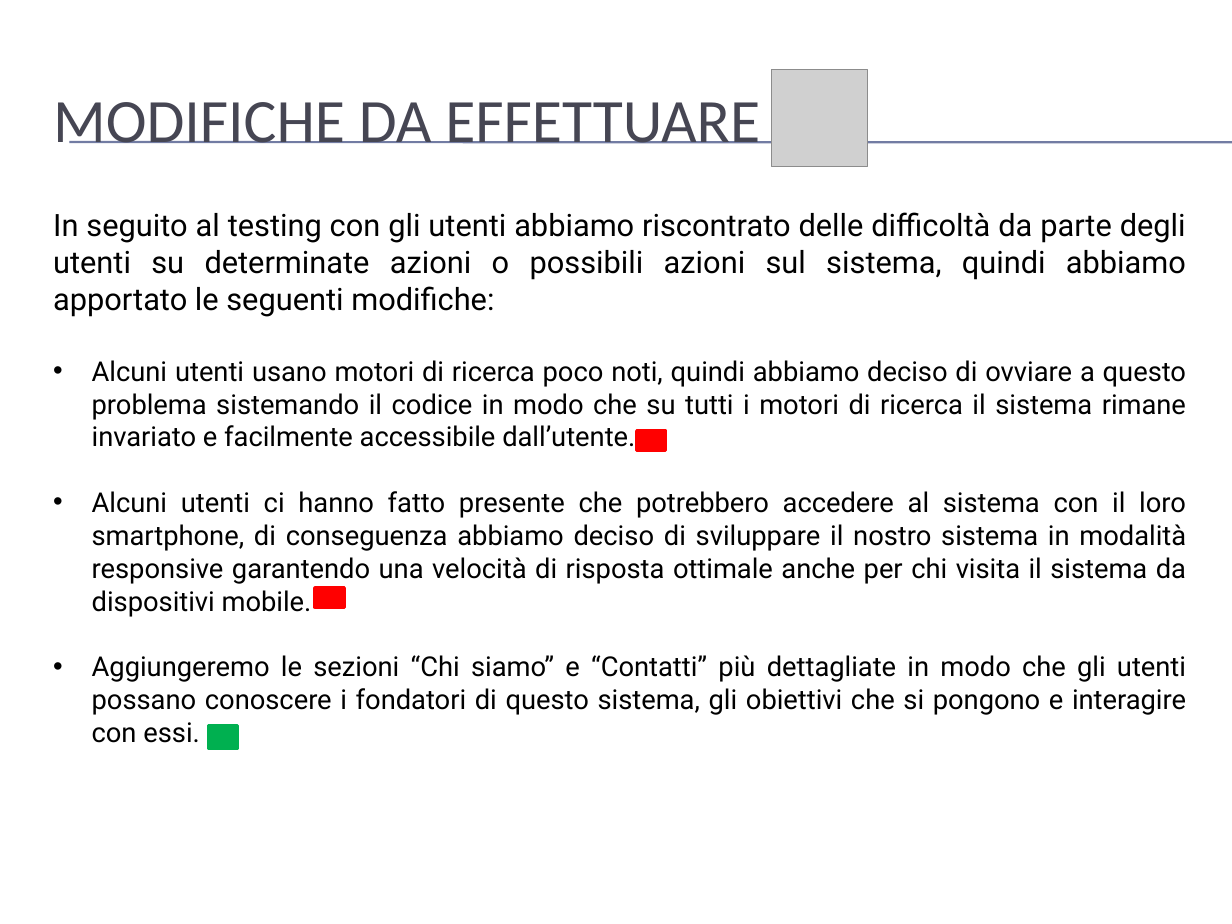
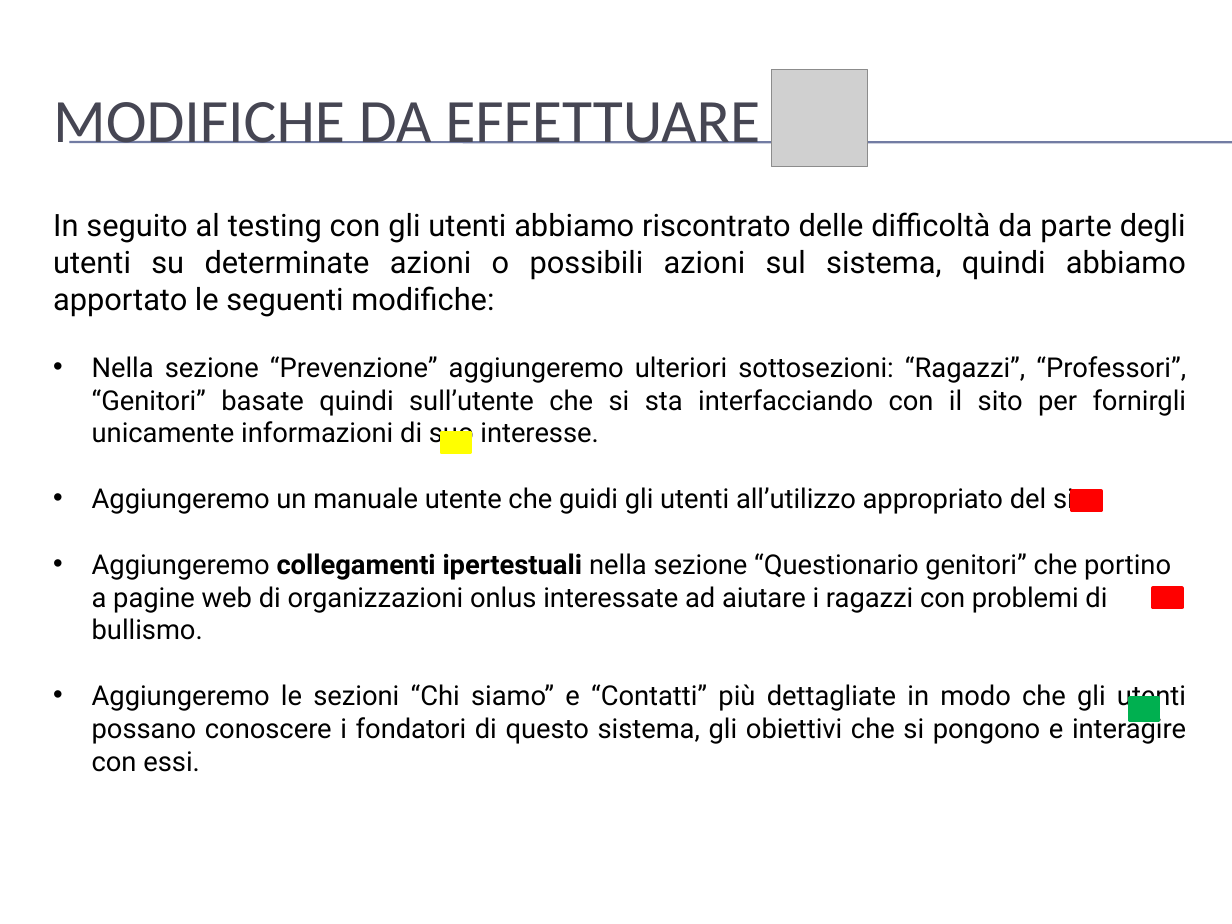
Before and after one commit to mario-santoro/Bullyingless, a slide deck: slide 19 of Assignment n.4/presentazione.pptx (slide 18 before the commit). Drawn at 1232x924 pixels with LibreOffice and Linux fonts; fonts in the diff are those of the drawing; grey boxes stand for pictures; background and template pictures are left out. Boxes give left, top, right and bottom in pixels: in the first picture for what was removed or moved away, otherwise in the second. Text is boxed around its words. In the diff, an @@ line names an element or a change of style, - is before the commit and + after.

Commit message:
Upgrade presentazione
Aggiunte nuove diapositive nella presentazione (task e analisi comparativa)

```diff
--- a/Assignment n.4/presentazione.pptx
+++ b/Assignment n.4/presentazione.pptx
@@ text at (x1=92, y1=356, x2=1187, y2=640): text changed @@
-• Alcuni utenti usano motori di ricerca poco noti, quindi abbiamo deciso di ovviare a questo problema sistemando il codice in modo che su tutti i motori di ricerca il sistema rimane invariato e facilmente accessibile dall’utente.
-• Alcuni utenti ci hanno fatto presente che potrebbero accedere al sistema con il loro smartphone, di conseguenza abbiamo deciso di sviluppare il nostro sistema in modalità responsive garantendo una velocità di risposta ottimale anche per chi visita il sistema da dispositivi mobile.
+• Nella sezione “Prevenzione” aggiungeremo ulteriori sottosezioni: “Ragazzi”, “Professori”, “Genitori” basate quindi sull’utente che si sta interfacciando con il sito per fornirgli unicamente informazioni di suo interesse.
+• Aggiungeremo un manuale utente che guidi gli utenti all’utilizzo appropriato del sito.
+• Aggiungeremo collegamenti ipertestuali nella sezione “Questionario genitori” che portino a pagine web di organizzazioni onlus interessate ad aiutare i ragazzi con problemi di bullismo.
@@ rectangle added at (x1=441, y1=432, x2=471, y2=452), fill #FFFF00, outline #FFFF00 2 pt @@
@@ rectangle moved from (x1=637, y1=431, x2=667, y2=451) to (x1=1072, y1=492, x2=1101, y2=511) @@
@@ rectangle moved from (x1=315, y1=588, x2=345, y2=607) to (x1=1153, y1=588, x2=1183, y2=607) @@
@@ rectangle moved from (x1=208, y1=726, x2=238, y2=748) to (x1=1130, y1=697, x2=1159, y2=719) @@
```
Also in this commit, not shown: 7 other slides changed, 1 slide added.
